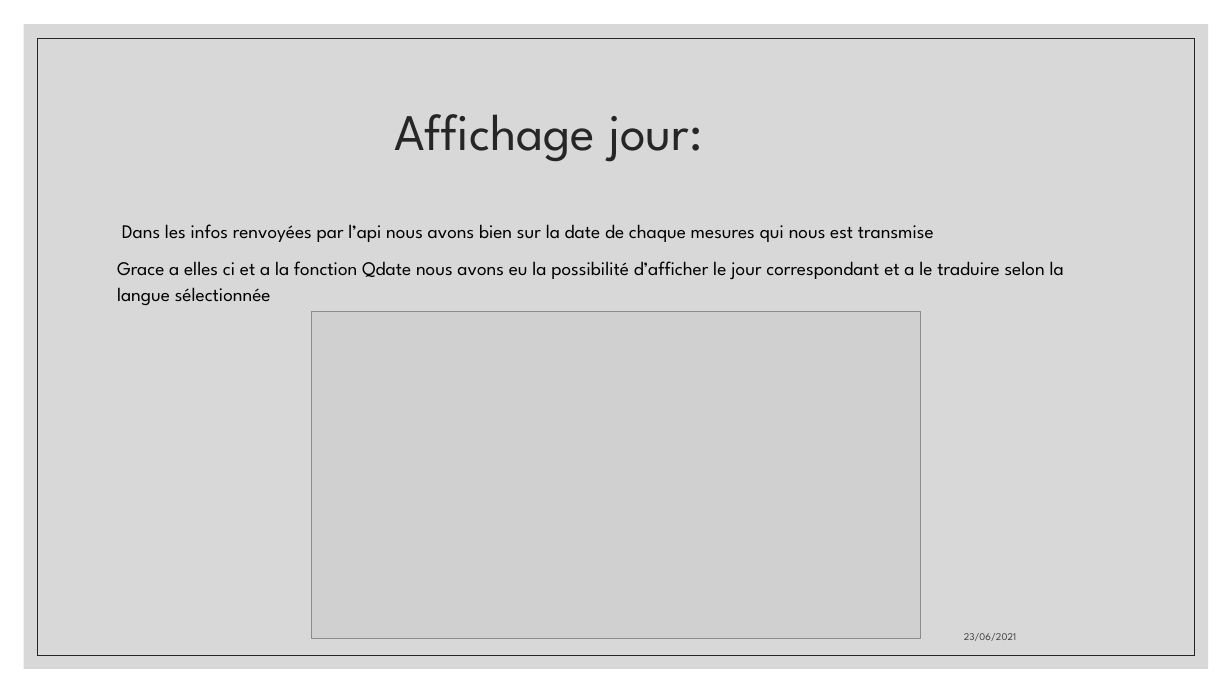
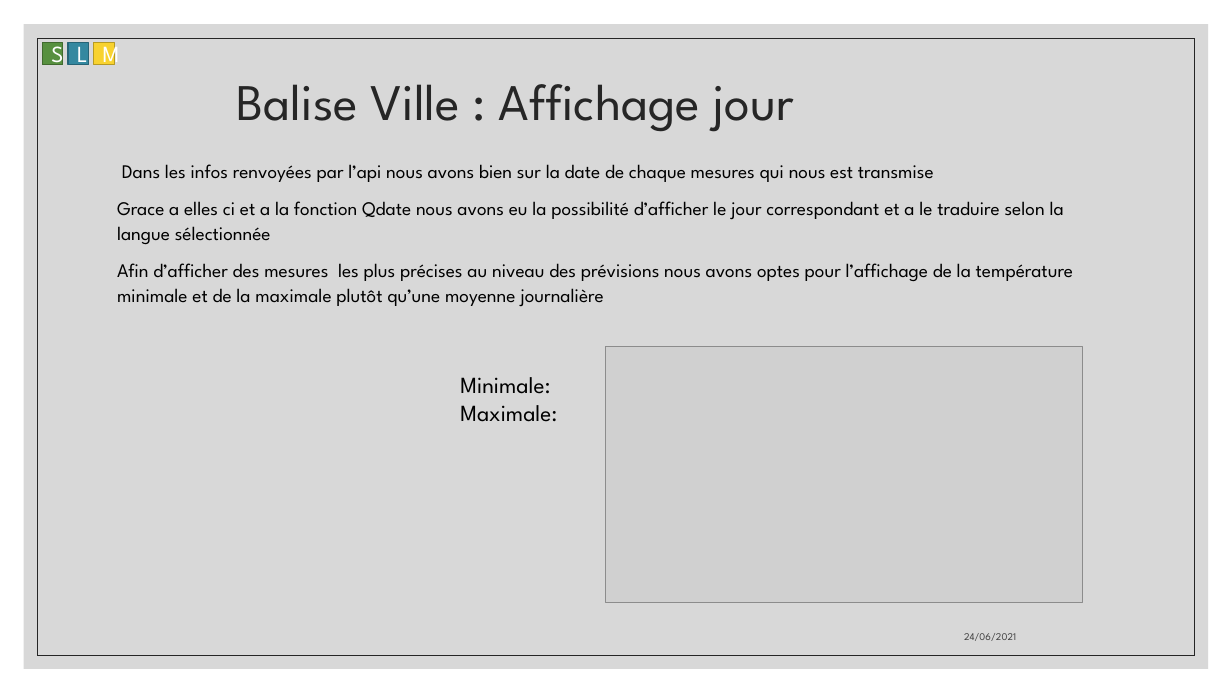
Before and after one commit to aiekick/ProjectStationMeteo, a slide deck: slide 38 of doc/StationMeteo_Soutenance_Stephane.pptx (slide 37 before the commit). Drawn at 1232x693 pixels with LibreOffice and Linux fonts; fonts in the diff are those of the drawing; grey boxes stand for pictures. Boxes give left, top, right and bottom in pixels: in the first picture for what was removed or moved away, otherwise in the second. Text is boxed around its words. In the diff, an @@ line names an element or a change of style, - is before the commit and + after.

```diff
--- a/doc/StationMeteo_Soutenance_Stephane.pptx
+++ b/doc/StationMeteo_Soutenance_Stephane.pptx
@@ rectangle added at (43,43,63,65), fill #57903F, outline #406B2F 1 pt, 18 pt, text #FFFFFF @@
+S
@@ rectangle added at (68,43,89,65), fill #3488A0, outline #266576 1 pt, 18 pt, text #FFFFFF @@
+L
@@ rectangle added at (93,43,114,65), fill #F8D22F, outline #B79B23 1 pt, 18 pt, text #FFFFFF @@
+M
@@ title at (237,84,794,132): text changed @@
-Affichage jour:
+Balise Ville : Affichage jour
@@ text "Dans les infos renvoyées par ...": place and size @@
-text "Dans les infos renvoyées par ..." at (117,224,1064,305)
+text "Dans les infos renvoyées par ..." at (117,164,1073,306)
@@ text at (117,263,1073,306): paragraph added @@
+Afin d’afficher des mesures les plus précises au niveau des prévisions nous avons optes pour l’affichage de la température minimale et de la maximale plutôt qu’une moyenne journalière
@@ picture: place and size @@
-picture at (311,311,921,639)
+picture at (605,347,1082,603)
@@ text added at (460,377,557,422), 18 pt, text #000000 @@
+Minimale:
+Maximale:
@@ text at (964,633,1016,641): text changed @@
-23/06/2021
+24/06/2021
```
Also in this commit, not shown: 46 other slides changed, 3 slides added, 2 slides removed, 1 other file.
